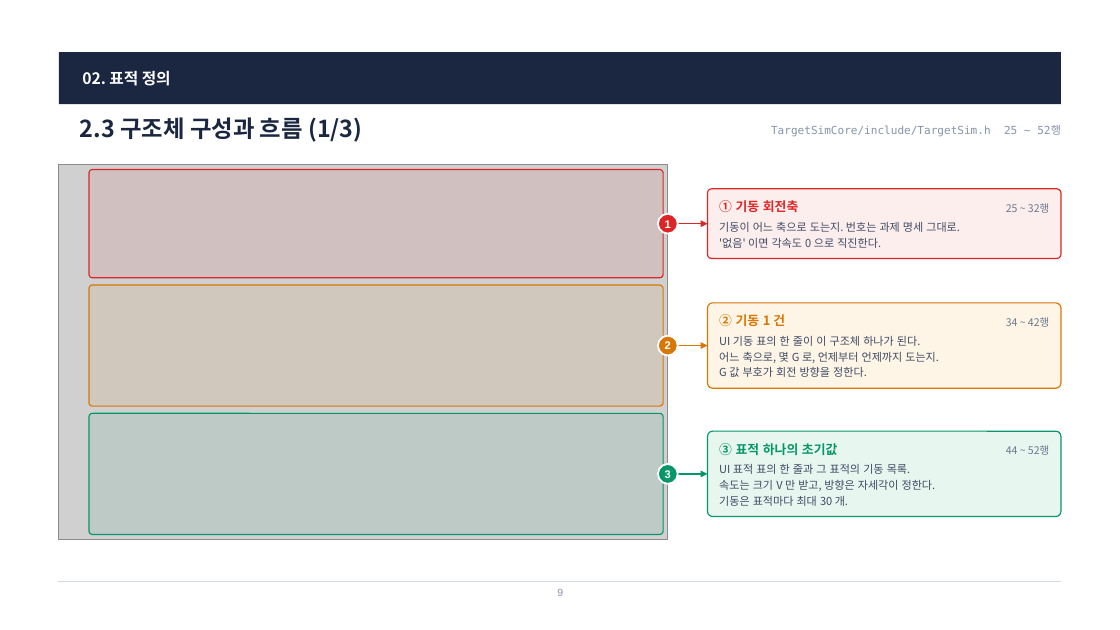
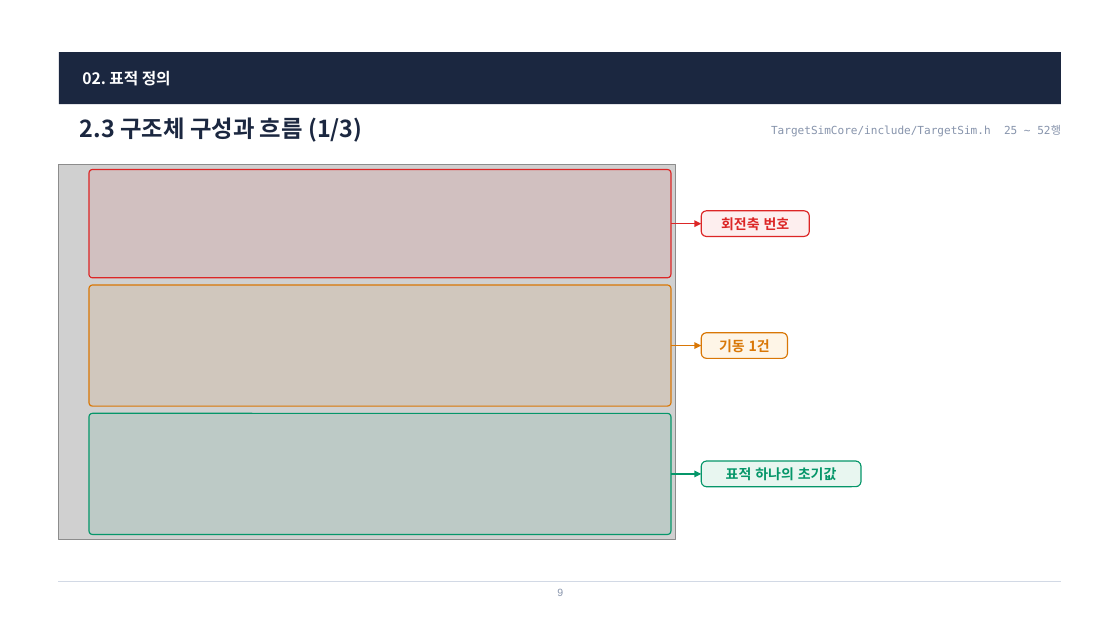
Before and after one commit to harley-hwan/radar-sw-study, a slide deck: slide 9 of Part3_TargetSim/ref/산출물/Chapter3_TargetSim.pptx. Drawn at 1120x630 pixels with LibreOffice and Linux fonts; fonts in the diff are those of the drawing; grey boxes stand for pictures. Boxes give left, top, right and bottom in pixels: in the first picture for what was removed or moved away, otherwise in the second. Text is boxed around its words. In the diff, an @@ line names an element or a change of style, - is before the commit and + after.

```diff
--- a/Part3_TargetSim/ref/산출물/Chapter3_TargetSim.pptx
+++ b/Part3_TargetSim/ref/산출물/Chapter3_TargetSim.pptx
@@ picture: place and size @@
-picture at bbox=[59, 165, 668, 539]
+picture at bbox=[59, 165, 676, 539]
@@ rounded rectangle: place and size @@
-rounded rectangle at bbox=[89, 170, 664, 278]
+rounded rectangle at bbox=[89, 170, 671, 278]
@@ text removed at bbox=[1006, 203, 1049, 213] @@
-25 ~ 32행
@@ ellipse removed at bbox=[658, 213, 678, 234] @@
-1
@@ rounded rectangle: place and size @@
-rounded rectangle at bbox=[707, 189, 1061, 259]
+rounded rectangle at bbox=[702, 211, 810, 237]
@@ text "회전축 번호" at bbox=[721, 217, 790, 231]: vertical alignment top to middle @@
@@ text at bbox=[721, 217, 790, 231]: text changed; size 9.5 to 12 pt; text colour #3F4B63 to #DC2626; bold on @@
-① 기동 회전축
-기동이 어느 축으로 도는지. 번호는 과제 명세 그대로.
-'없음' 이면 각속도 0 으로 직진한다.
+회전축 번호
@@ rounded rectangle: place and size @@
-rounded rectangle at bbox=[89, 285, 664, 406]
+rounded rectangle at bbox=[89, 285, 671, 406]
@@ text removed at bbox=[1006, 317, 1049, 327] @@
-34 ~ 42행
@@ ellipse removed at bbox=[658, 336, 678, 356] @@
-2
@@ proportions changed in 3 elements at bbox=[702, 211, 810, 237], bbox=[702, 461, 861, 487], bbox=[702, 333, 788, 359] @@
@@ rounded rectangle: place and size @@
-rounded rectangle at bbox=[707, 303, 1061, 389]
+rounded rectangle at bbox=[702, 333, 788, 359]
@@ text removed at bbox=[719, 336, 939, 377] @@
-② 기동 1 건
-UI 기동 표의 한 줄이 이 구조체 하나가 된다.
-어느 축으로, 몇 G 로, 언제부터 언제까지 도는지.
-G 값 부호가 회전 방향을 정한다.
@@ text added at bbox=[719, 339, 770, 353], 12 pt, text #D97706, bold @@
+기동 1건
@@ rounded rectangle: place and size @@
-rounded rectangle at bbox=[89, 413, 664, 534]
+rounded rectangle at bbox=[89, 413, 671, 534]
@@ text removed at bbox=[719, 443, 936, 506] @@
-③ 표적 하나의 초기값
-UI 표적 표의 한 줄과 그 표적의 기동 목록.
-속도는 크기 V 만 받고, 방향은 자세각이 정한다.
-기동은 표적마다 최대 30 개.
@@ text removed at bbox=[1006, 445, 1049, 455] @@
-44 ~ 52행
@@ ellipse removed at bbox=[658, 464, 678, 484] @@
-3
@@ 3 arrows: place and size @@
-3 arrows at bbox=[678, 223, 707, 474]
+3 arrows at bbox=[671, 223, 702, 474]
@@ rounded rectangle: place and size @@
-rounded rectangle at bbox=[707, 431, 1061, 517]
+rounded rectangle at bbox=[702, 461, 861, 487]
@@ text added at bbox=[726, 467, 837, 481], 12 pt, text #059669, bold @@
+표적 하나의 초기값
```
Also in this commit, not shown: 20 other slides changed, 1 slide added, 3 slides removed, 12 other files.
